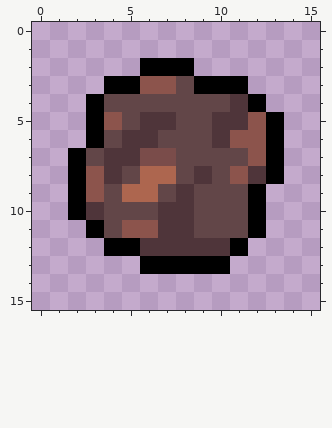
Two states of a pixel-art sprite, items/materials/verdant_tile1.png. The picture above is the old version.
The file is 16x16 pixels.
The result:
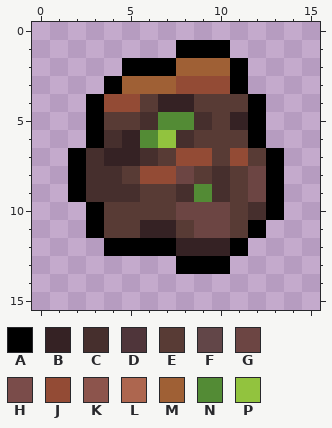
Palette (. is transparent): A #000000  B #352224  C #462f2d  D #4f353a  E #583b35  F #624648  G #6c4543  H #7a4c4a  J #934b35  K #8c544c  L #ad664f  M #9f6035  N #538b35  P #92c33e
The commit says: Byos tests & verdant tiles
What changed:
Changed rows in their new state; - is an unchanged pixel.
first column x 2:
 1 ------AAA---
 2 ---A--MMMA--
 3 ---MMMJJJ---
 4 --JJEBBEEE--
 5 --EECNNCEBA.
 6 --CBNPCEEEA.
 7 -CBBCEJJEJE-
 8 -CCEJJGECEG-
 9 -CCCEECNCEGA
10 .AEEEEGGGECA
11 --EEBBEGGE--
12 ----AABBB---
13 ----..------
